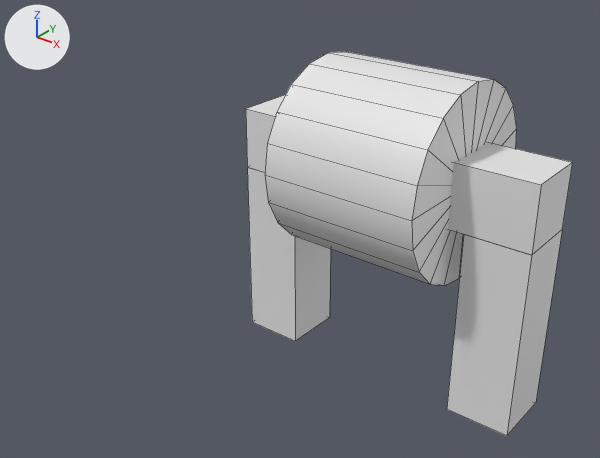
The FBX model StarterKit/StarterKit/StarterKit.Shared/Assets/Wire1.fbx as it was, and as the next commit left it.
Camera for both pictures: a camera (50 mm lens) standing at (0.01636, -0.01993, 0.01714) and looking at (0.00284, -0.00303, 0.00666). Arrows for +X, +Y and +Z are at upper left; the lights stay in place. Mesh edges are drawn as thin lines. Where no turn or scale is listed for an object, it has been applied to the vertices.

The older version as bpy lines, for what is in view:
```python
me_cube = bpy.data.meshes.new('Cube')
me_cube.from_pydata(...)  # a box spanning x -0.005..0.005, y -0.001..0.001, z -0.001..0.001
me_cube.materials.append(mat_material_001)  # white #e7e7e7
me_cube_001 = bpy.data.meshes.new('Cube.001')
me_cube_001.from_pydata(...)  # a box spanning x -0.001..0.001, y -0.001..0.001, z -0.003..0.003
me_cube_001.materials.append(mat_material_002)  # white #e7e7e7
me_cube_002 = bpy.data.meshes.new('Cube.002')
me_cube_002.from_pydata(...)  # a box spanning x -0.001..0.001, y -0.001..0.001, z -0.003..0.003
me_cube_002.materials.append(mat_material_003)  # white #e7e7e7
me_cylinder = bpy.data.meshes.new('Cylinder')
me_cylinder.from_pydata(...)  # a 20-sided cylinder along y spanning x -1.0..1.0, y -2.5..2.5, z -1.0..1.0
me_cylinder.materials.append(mat_material)  # white #e7e7e7
ob_cube_node = bpy.data.objects.new('Cube_Node', me_cube)
ob_cube_node.location = (0.004, 0.0, 0.008)
ob_cube_node_001 = bpy.data.objects.new('Cube_Node.001', me_cube_001)
ob_cube_node_001.location = (0.0, 0.0, 0.004)
ob_cube_node_002 = bpy.data.objects.new('Cube_Node.002', me_cube_002)
ob_cube_node_002.location = (0.008, 0.0, 0.004)
ob_cylinder_node = bpy.data.objects.new('Cylinder_Node', me_cylinder)
ob_cylinder_node.location = (0.004, 0.0, 0.008)
ob_cylinder_node.rotation_euler = (1.571, -1.571, 0.0)  # degrees (90, -90, 0)
ob_cylinder_node.scale = (0.003, 0.001, 0.003)
```
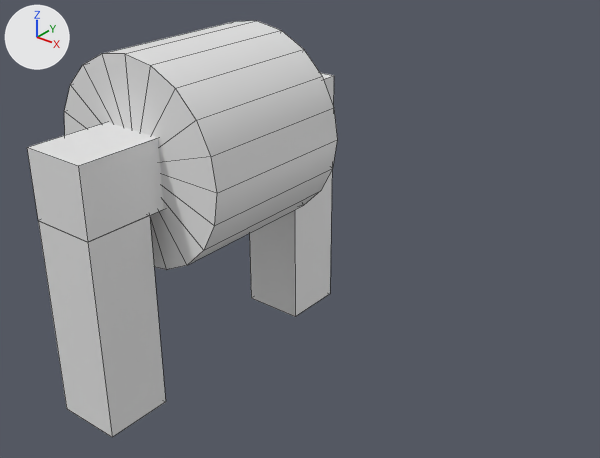
Pixel boxes [x1, y1, x2, y2] of what changed, in the pictures (600 x 458 px):
'Cylinder_Node', reshaped, moved, turned
    before: [265, 52, 517, 286]
    after: [27, 21, 337, 437]
'Cube_Node.002', deleted
    before: [447, 230, 562, 436]
'Cube_Node', deleted
    before: [246, 95, 573, 255]
'Cube_Node.001', deleted
    before: [247, 167, 331, 341]
part 1 of me_cylinder, added
    after: [27, 73, 334, 242]
part 2 of me_cylinder, added
    after: [249, 171, 332, 317]
part 3 of me_cylinder, added
    after: [38, 215, 166, 437]

What changed in the scene script:
```text
Change me_cylinder:
    where me_cylinder.from_pydata(...)  # 42 vertices, 60 faces; spans x -1.0..1.0, y -2.5..2.5, z -1.0..1.0
    used by ob_cylinder_node; location = (0.004, 0.0, 0.008); rotation_euler = (1.571, -1.571, 0.0), in degrees (90, -90, 0); scale = (0.003, 0.001, 0.003)
    me_cylinder part 1: a new loose piece, a box spanning x -0.33..0.33, y -5.0..5.0, z -0.33..0.33, in mat_material_001 (white #e7e7e7)
    me_cylinder part 2: a new loose piece, a box spanning x -2.33..-0.33, y -5.0..-3.0, z -0.33..0.33, in mat_material_002 (white #e7e7e7)
    me_cylinder part 3: a new loose piece, a box spanning x -2.33..-0.33, y 3.0..5.0, z -0.33..0.33, in mat_material_003 (white #e7e7e7)
    add me_cylinder.materials.append(mat_material_001)  # white #e7e7e7
    add me_cylinder.materials.append(mat_material_002)  # white #e7e7e7
    add me_cylinder.materials.append(mat_material_003)  # white #e7e7e7
Remove ob_cube_node_001:
    ob_cube_node_001 = bpy.data.objects.new('Cube_Node.001', me_cube_001)
    ob_cube_node_001.location = (0.0, 0.0, 0.004)
Change ob_cylinder_node:
    ob_cylinder_node.location: (0.004, 0.0, 0.008) -> (0.0, -0.004, 0.009)
    ob_cylinder_node.rotation_euler: (1.571, -1.571, 0.0) -> (-3.142, -1.571, 0.0)  # degrees (90, -90, 0) -> degrees (-180, -90, 0)
Remove ob_cube_node_002:
    ob_cube_node_002 = bpy.data.objects.new('Cube_Node.002', me_cube_002)
    ob_cube_node_002.location = (0.008, 0.0, 0.004)
Remove ob_cube_node:
    ob_cube_node = bpy.data.objects.new('Cube_Node', me_cube)
    ob_cube_node.location = (0.004, 0.0, 0.008)
```
